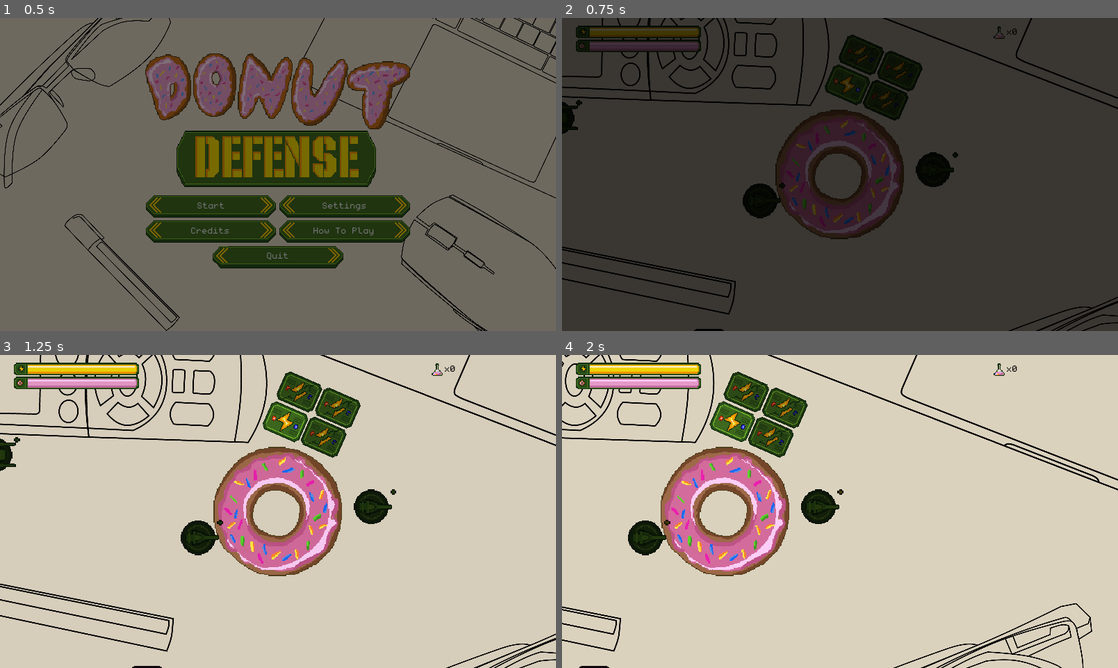
Above: before the commit, frames 1-4 (two rows, left to right).
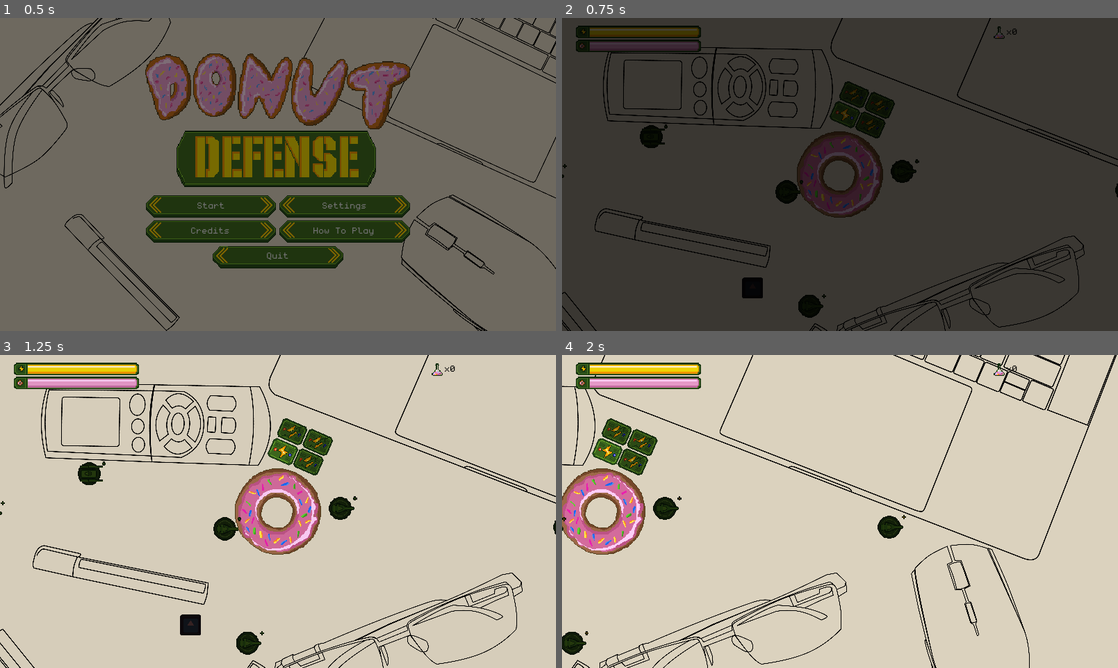
Above: after the commit, the same moments.

Repository: dmitriy-shmilo/gogodot-2021
Game: Godot game, scene res://title_screen/title_screen.tscn
Same seed, same stepped clock (60 frames per second), same inputs: the game is played once before the commit and once after it. The engine's default icon, where the game draws it, is replaced by a stand-in: a white triangle on a blue panel in a dark square. Sound files missing from this copy of the repository are replaced by a short silence.
Inputs (mouse positions are in pixels of both pictures, inside the frame that each line leads up to):
- Up to frame 1 (0.5 s): no input
- Up to frame 2 (0.75 s): click "Start" at 0.5 s
- Up to frame 3 (1.25 s): no input
- Up to frame 4 (2 s): tap Enter at 1.25 s; move the mouse to (934, 508) at 1.27 s; hold D (right) from 1.28 s (still down); hold Shift from 1.28 s (still down); click (934, 508) at 1.42 s

Frame 1 is identical in both runs. In frame 2, 15% of the frame differs, in the area x 0-100%, y 0-100%; in frame 3, 17%; in frame 4, 20%.

Commit message:
Faster camera.

Diff:
--- a/src/game_screen/camera.gd
+++ b/src/game_screen/camera.gd
@@ -1,8 +1,8 @@
 extends KinematicBody2D
 
-export(float) var speed = 200
-export(float) var friction = 0.1
-export(float) var acceleration = 0.3
+export(float) var speed = 400
+export(float) var friction = 0.15
+export(float) var acceleration = 0.5
 
 onready var _camera = $"Camera"
 
@@ -49,7 +49,12 @@
 	if Input.is_action_pressed("up"):
 		input.y -= 1
 
-	return input.normalized()
+	input = input.normalized()
+
+	if Input.is_key_pressed(KEY_SHIFT):
+		input *= 1.5
+
+	return input
 
 
 func _physics_process(_delta) -> void:
--- a/src/game_screen/game_screen.tscn
+++ b/src/game_screen/game_screen.tscn
@@ -219,6 +219,7 @@
 
 [node name="Camera" type="Camera2D" parent="Camera"]
 current = true
+zoom = Vector2( 1.5, 1.5 )
 
 [node name="CollisionShape2D" type="CollisionShape2D" parent="Camera"]
 shape = SubResource( 1 )
